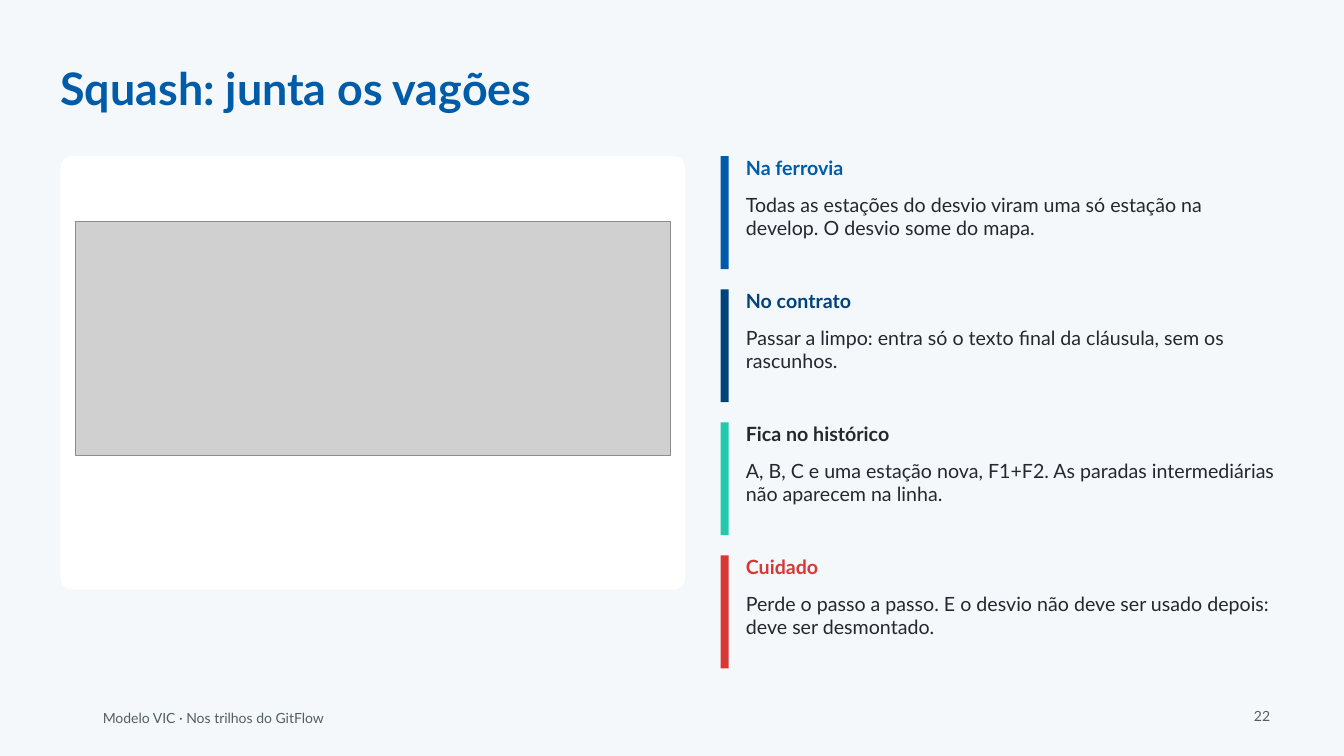
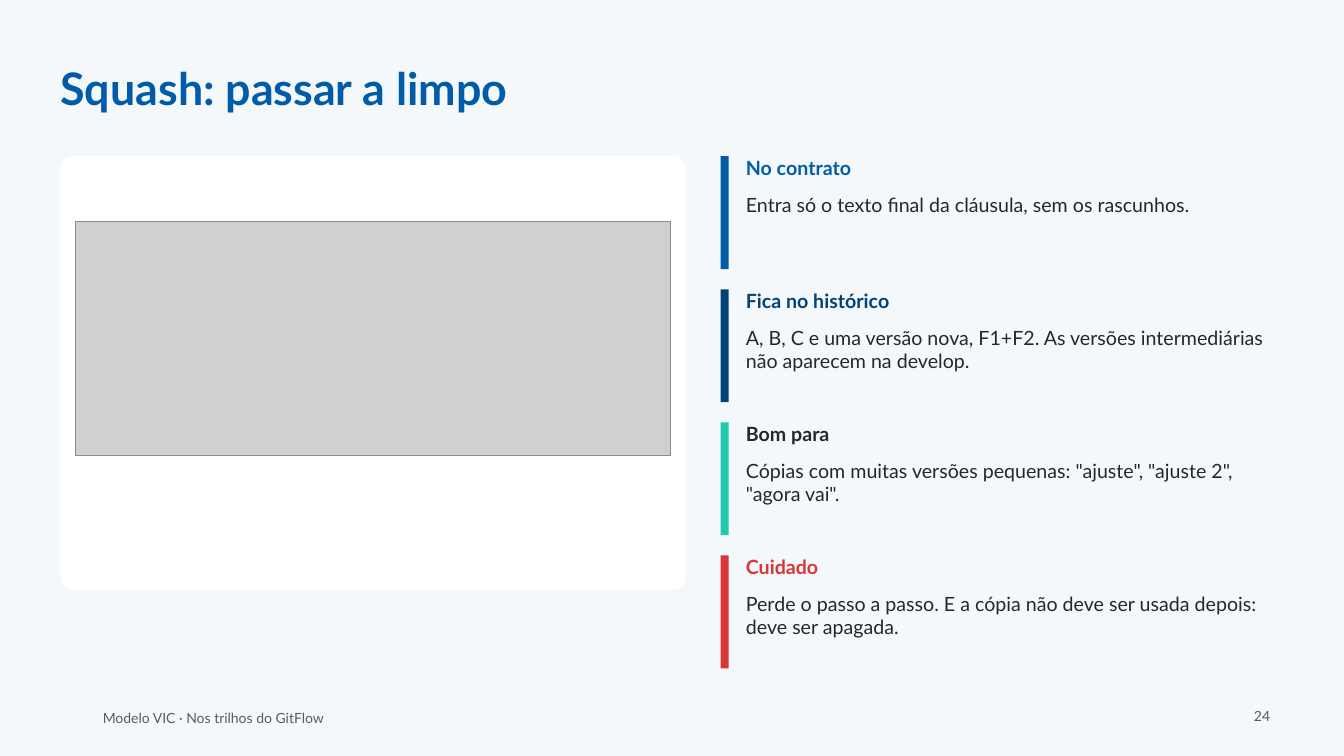
Before and after one commit to andromarcio/modelo-vic, a slide deck: slide 24 of treinamento/oficina-nos-trilhos/1-slides-nos-trilhos.pptx (slide 22 before the commit). Drawn at 1344x756 pixels with LibreOffice and Linux fonts; fonts in the diff are those of the drawing; grey boxes stand for pictures; background and template pictures are left out. Boxes give left, top, right and bottom in pixels: in the first picture for what was removed or moved away, otherwise in the second. Text is boxed around its words. In the diff, an @@ line names an element or a change of style, - is before the commit and + after.

```diff
--- a/treinamento/oficina-nos-trilhos/1-slides-nos-trilhos.pptx
+++ b/treinamento/oficina-nos-trilhos/1-slides-nos-trilhos.pptx
@@ title at <box>60,71,507,113</box>: text changed @@
-Squash: junta os vagões
+Squash: passar a limpo
@@ text at <box>746,160,851,175</box>: text changed @@
-Na ferrovia
+No contrato
@@ text at <box>746,197,1190,215</box>: text changed @@
-Todas as estações do desvio viram uma só estação na develop. O desvio some do mapa.
+Entra só o texto final da cláusula, sem os rascunhos.
@@ text at <box>746,293,889,308</box>: text changed @@
-No contrato
+Fica no histórico
@@ text at <box>746,330,1263,372</box>: text changed @@
-Passar a limpo: entra só o texto final da cláusula, sem os rascunhos.
+A, B, C e uma versão nova, F1+F2. As versões intermediárias não aparecem na develop.
@@ text at <box>746,427,829,445</box>: text changed @@
-Fica no histórico
+Bom para
@@ text at <box>746,463,1232,505</box>: text changed @@
-A, B, C e uma estação nova, F1+F2. As paradas intermediárias não aparecem na linha.
+Cópias com muitas versões pequenas: "ajuste", "ajuste 2", "agora vai".
@@ text at <box>746,596,1257,638</box>: text changed @@
-Perde o passo a passo. E o desvio não deve ser usado depois: deve ser desmontado.
+Perde o passo a passo. E a cópia não deve ser usada depois: deve ser apagada.
@@ page number at <box>1254,711,1270,721</box>: text changed @@
-22
+24
```
Also in this commit, not shown: 27 other slides changed, 8 slides added, 6 slides removed, 8 other files.
